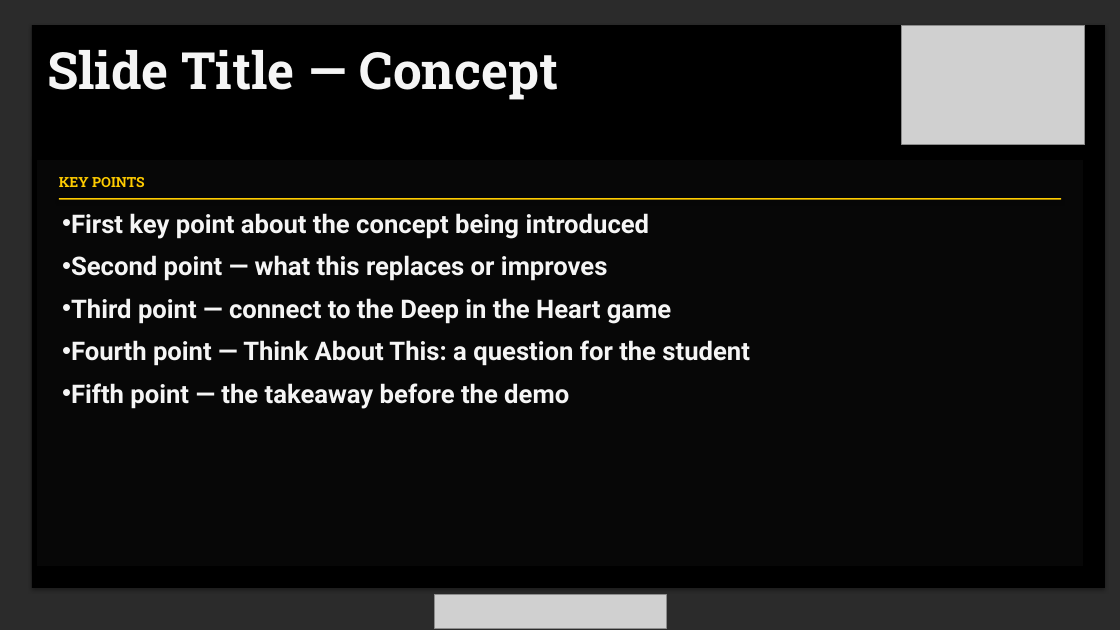
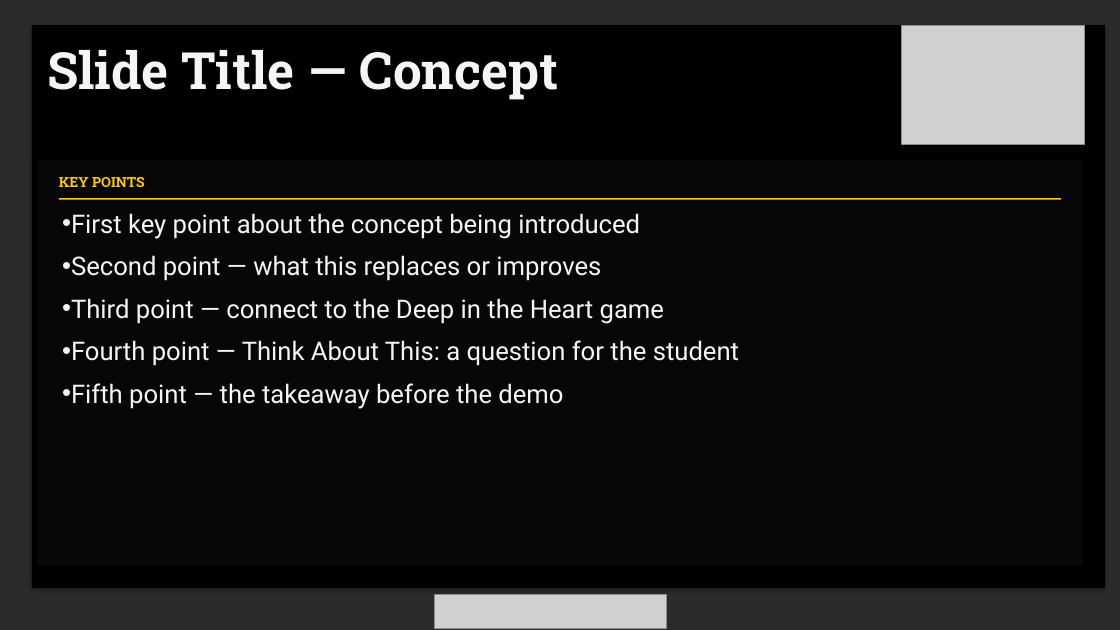
Before and after one commit to jfnewsom/is2053-assets, a slide deck: slide 2 of ppt/IS2053_Template.pptx. Drawn at 1120x630 pixels with LibreOffice and Linux fonts; fonts in the diff are those of the drawing; grey boxes stand for pictures; background and template pictures are left out; a plain dark background stands for a picture behind light text. Boxes give left, top, right and bottom in pixels: in the first picture for what was removed or moved away, otherwise in the second. Text is boxed around its words. In the diff, an @@ line names an element or a change of style, - is before the commit and + after.

```diff
--- a/ppt/IS2053_Template.pptx
+++ b/ppt/IS2053_Template.pptx
@@ text "First key point about the ..." at <box>71,213,739,409</box>: bold off @@
```
Also in this commit, not shown: 6 slides added.
